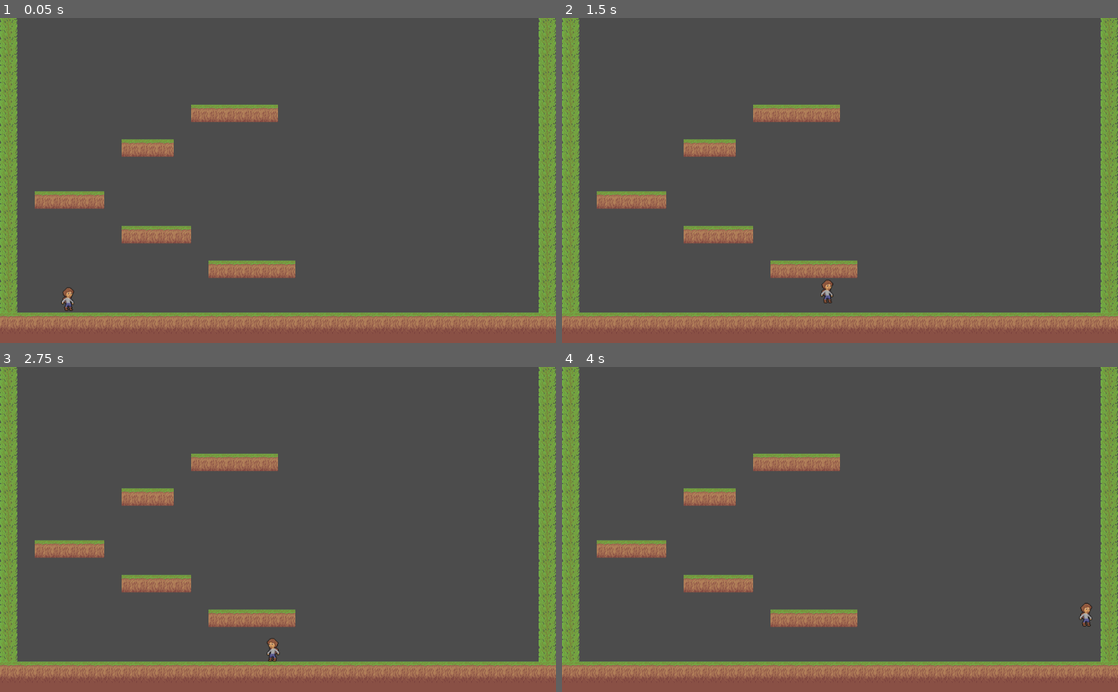
Above: before the commit, frames 1-4 (two rows, left to right).
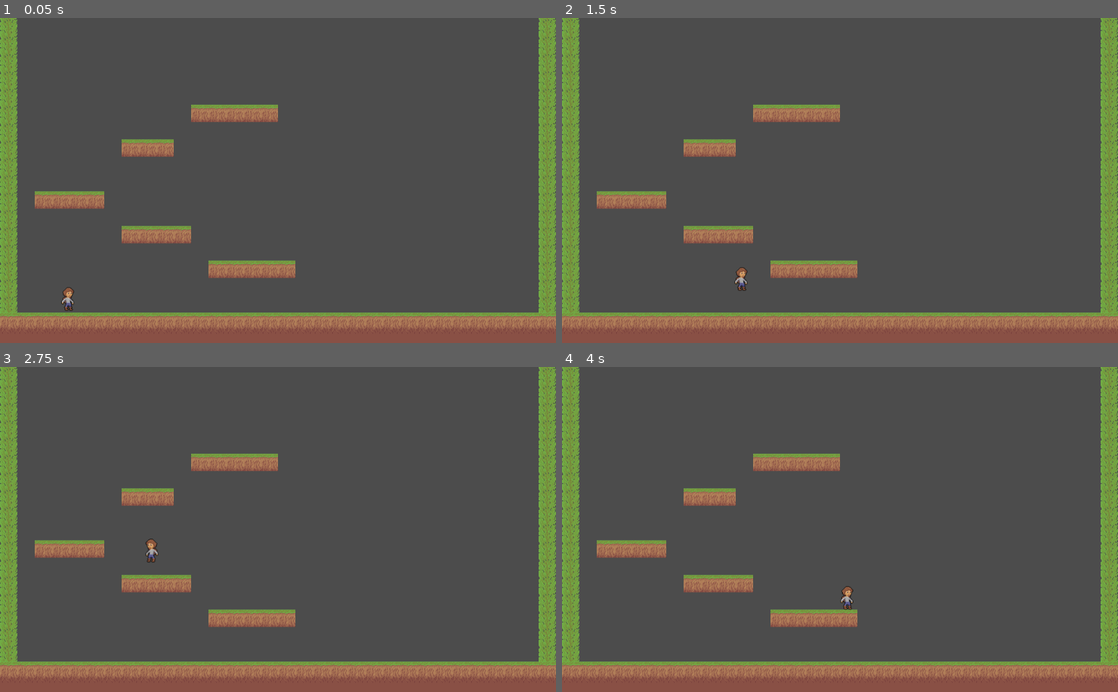
Above: after the commit, the same moments.

Repository: Liioni/godot-character-controller
Game: Godot game, scene res://MainScene.tscn
The game is run twice, just before and just after one commit, with the same random seed, the same clock (stepped at 60 frames per second) and the same inputs.
Inputs:
- Up to frame 1 (0.05 s): no input
- Up to frame 2 (1.5 s): tap Enter at 0.5 s; hold D (move_right) from 0.53 s (still down); tap Space (jump) at 0.6, 0.77, 1.07, 1.35 s
- Up to frame 3 (2.75 s): tap Space (jump) at 1.52, 1.82, 2.1 s; release D (move_right) at 2.03 s; hold A (move_left) from 2.03 s (still down)
- Up to frame 4 (4 s): release A (move_left) at 2.78 s; hold D (move_right) from 2.78 s (still down); tap Space (jump) at 2.85, 3.02, 3.32, 3.6, 3.77 s

The runs differ from the first frame. In frame 1, less than 0.1% of the frame differs, in the area x 11-14%, y 84-89%; in frame 2, 0.2%, in the area x 31-49%, y 76-88%; in frame 3, 0.2%; in frame 4, 0.2%.

Commit message:
changed some values on jump

Diff:
--- a/scenes/Player.gd
+++ b/scenes/Player.gd
@@ -1,7 +1,8 @@
 extends KinematicBody2D
 
-var speed : int = 400
-var jumpForce : int = 500
+var speed : int = 300
+var jumpSpeed : int = 200
+var jumpForce : int = 400
 var gravity : int = 800
 var fallMultiplier : float = 1.5
 
@@ -13,11 +14,20 @@
 func _movement(delta):
 	vel.x = 0
 
+
 	# movement inputs
 	if Input.is_action_pressed("move_left"):
-		vel.x -= speed
+		if not is_on_floor():
+			vel.x -= jumpSpeed
+		else:
+			vel.x -= speed
+		sprite.flip_h = true
 	if Input.is_action_pressed("move_right"):
-		vel.x += speed
+		if not is_on_floor():
+			vel.x += jumpSpeed
+		else:
+			vel.x += speed
+		sprite.flip_h = false
 
 	# applying the velocity
 	vel = move_and_slide(vel, Vector2.UP)
@@ -26,17 +36,12 @@
 	if(vel.y > 0):
 		vel.y += gravity * fallMultiplier * delta
 	else:
-		vel.y += gravity * fallMultiplier * delta
+		vel.y += gravity * delta
 
 	# jump input
 	if Input.is_action_just_pressed("jump") and is_on_floor():
 		vel.y -= jumpForce
 
-	# sprite direction
-	if vel.x < 0:
-		sprite.flip_h = true
-	elif vel.x > 0:
-		sprite.flip_h = false
 
 func _physics_process(delta):
 	_movement(delta)
